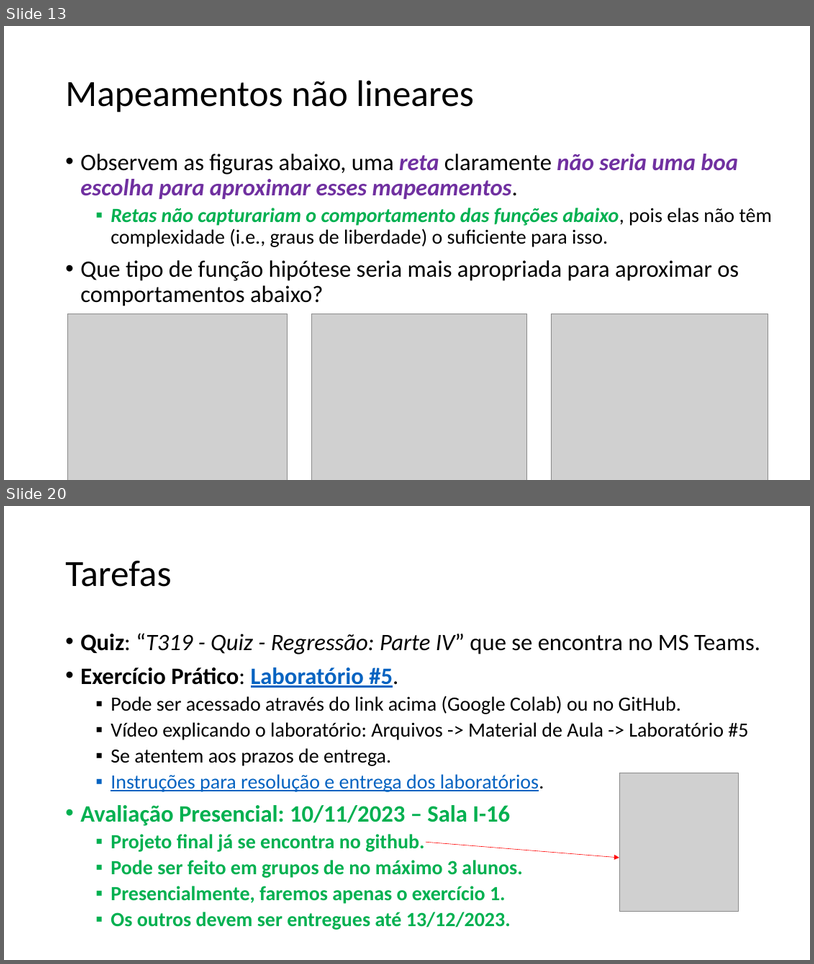
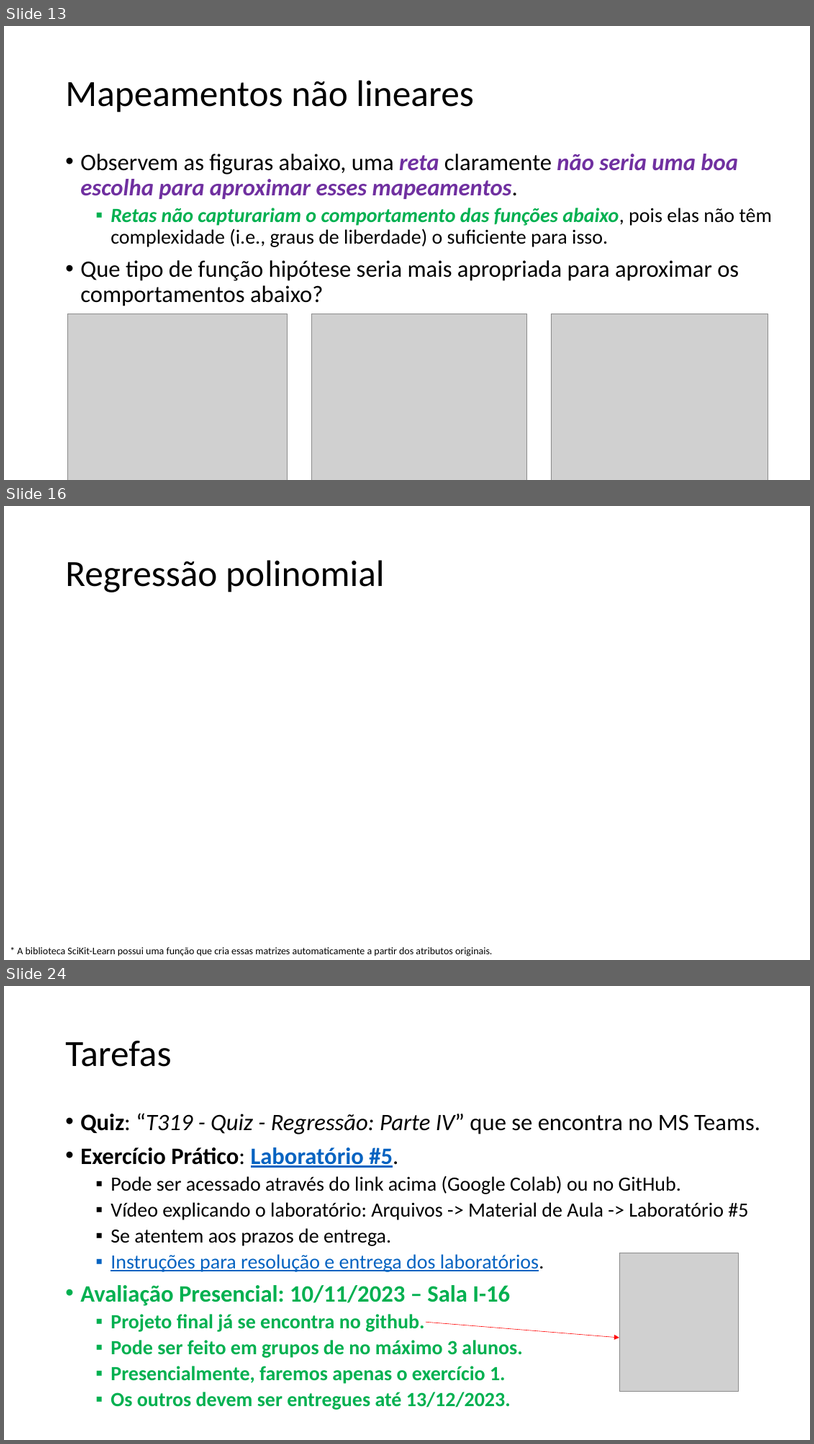
Before and after one commit to zz4fap/t319_aprendizado_de_maquina, a slide deck: slides/T319_Regressão_Linear (Parte IV).pptx. Shown one above the other, each under a label of ours: slides 13 and 20 before the commit, slides 13, 16 and 24 after it; the slides between them are not shown. The pictures are 814x964 and 814x1444 pixels, drawn with LibreOffice and Linux fonts; fonts in the diff are those of the drawing; grey boxes stand for pictures. Boxes give left, top, right and bottom in pixels: in the first picture for what was removed or moved away, otherwise in the second. Text is boxed around its words. In the diff, an @@ line names an element or a change of style, - is before the commit and + after.

```diff
--- a/slides/T319_Regressão_Linear (Parte IV).pptx
+++ b/slides/T319_Regressão_Linear (Parte IV).pptx
@@ slide 16 added at (4, 506, 810, 960), background #FFFFFF @@
@@ title added at (65, 560, 385, 592), 44 pt, text #000000 @@
+Regressão polinomial
@@ text added at (17, 947, 492, 956), 12 pt, text #000000 @@
+* A biblioteca SciKit-Learn possui uma função que cria essas matrizes automaticamente a partir dos atributos originais.
@@ what was slide 20 is now slide 24 @@
```
Also in this commit, not shown: 5 slides changed, 4 other slides added, 1 slide removed, 2 other files.
